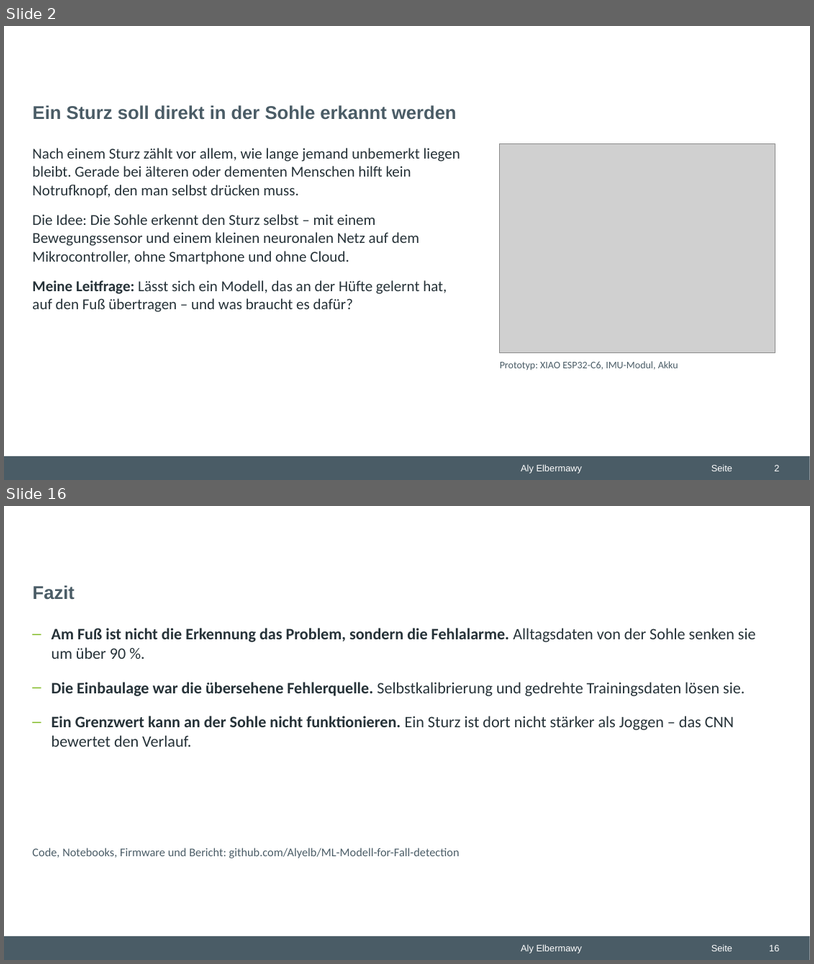
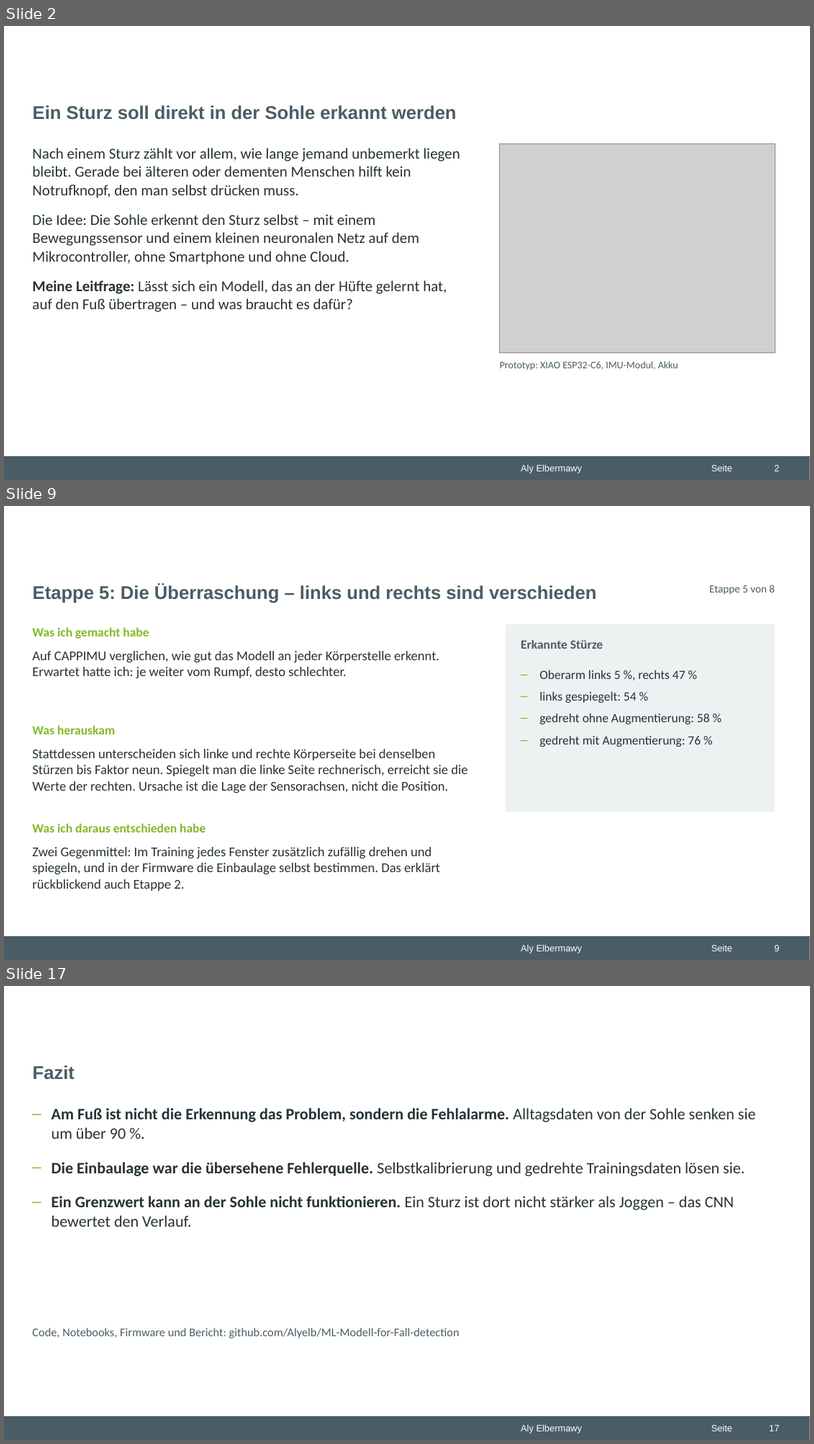
Before and after one commit to Alyelb/ML-Modell-for-Fall-detection, a slide deck: praesentation/2_Projekt_Sturzerkennung.pptx. Shown one above the other, each under a label of ours: slides 2 and 16 before the commit, slides 2, 9 and 17 after it; the slides between them are not shown. The pictures are 814x964 and 814x1444 pixels, drawn with LibreOffice and Linux fonts; fonts in the diff are those of the drawing; grey boxes stand for pictures; background and template pictures are left out. Boxes give left, top, right and bottom in pixels: in the first picture for what was removed or moved away, otherwise in the second. Text is boxed around its words. In the diff, an @@ line names an element or a change of style, - is before the commit and + after.

```diff
--- a/praesentation/2_Projekt_Sturzerkennung.pptx
+++ b/praesentation/2_Projekt_Sturzerkennung.pptx
@@ slide 9 added at bbox=[4, 506, 810, 960], background #FFFFFF; not listed: 3 template elements that a slide beside it also shows @@
@@ title added at bbox=[33, 584, 597, 603], 22 pt, text #4A5C66, bold @@
+Etappe 5: Die Überraschung – links und rechts sind verschieden
@@ text added at bbox=[710, 584, 775, 595], 13 pt, text #4A5C66 @@
+Etappe 5 von 8
@@ text added at bbox=[32, 627, 149, 638], 15 pt, text #80BA24, bold @@
+Was ich gemacht habe
@@ rectangle added at bbox=[506, 624, 775, 811], fill #EEF1F2 @@
@@ text added at bbox=[32, 651, 440, 678], 16 pt, text #263238 @@
+Auf CAPPIMU verglichen, wie gut das Modell an jeder Körperstelle erkennt. Erwartet hatte ich: je weiter vom Rumpf, desto schlechter.
@@ text added at bbox=[521, 639, 603, 649], 15 pt, text #4A5C66, bold @@
+Erkannte Stürze
@@ text added at bbox=[540, 670, 710, 746], 15 pt, text #263238 @@
+– Oberarm links 5 %, rechts 47 %
+– links gespiegelt: 54 %
+– gedreht ohne Augmentierung: 58 %
+– gedreht mit Augmentierung: 76 %
@@ text added at bbox=[32, 725, 115, 734], 15 pt, text #80BA24, bold @@
+Was herauskam
@@ text added at bbox=[32, 749, 468, 793], 16 pt, text #263238 @@
+Stattdessen unterscheiden sich linke und rechte Körperseite bei denselben Stürzen bis Faktor neun. Spiegelt man die linke Seite rechnerisch, erreicht sie die Werte der rechten. Ursache ist die Lage der Sensorachsen, nicht die Position.
@@ text added at bbox=[32, 823, 206, 832], 15 pt, text #80BA24, bold @@
+Was ich daraus entschieden habe
@@ text added at bbox=[32, 847, 440, 890], 16 pt, text #263238 @@
+Zwei Gegenmittel: Im Training jedes Fenster zusätzlich zufällig drehen und spiegeln, und in der Firmware die Einbaulage selbst bestimmen. Das erklärt rückblickend auch Etappe 2.
@@ page number added at bbox=[774, 944, 779, 951], 11 pt, text #FFFFFF @@
+9
@@ what was slide 16 is now slide 17 @@
@@ page number at bbox=[769, 1424, 779, 1431]: text changed @@
-16
+17
```
Also in this commit, not shown: 3 slides changed, 10 other slides added, 10 slides removed, 3 other files.
